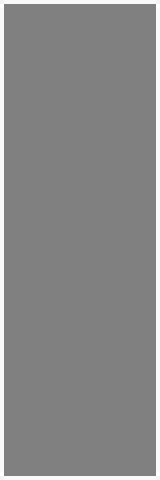
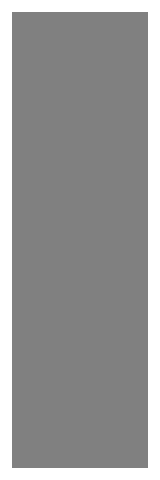
Comparing the layer stacks of the two w=160, h=480 images. Changes:
painted on "Layer 1" over <box>0,0,160,480</box>
